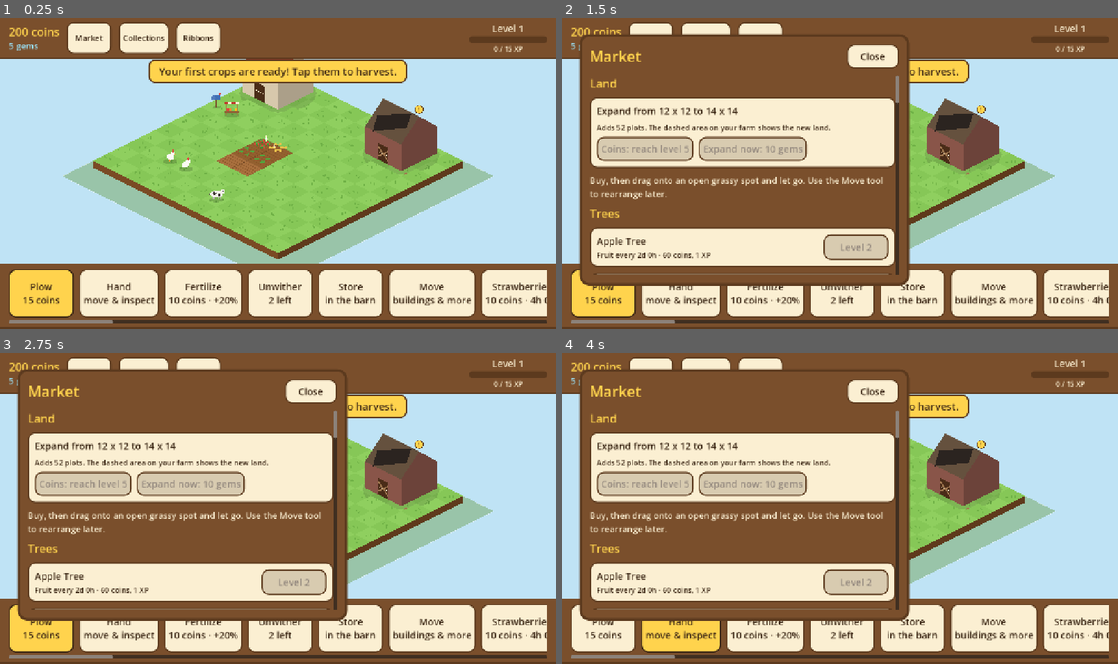
Above: before the commit, frames 1-4 (two rows, left to right).
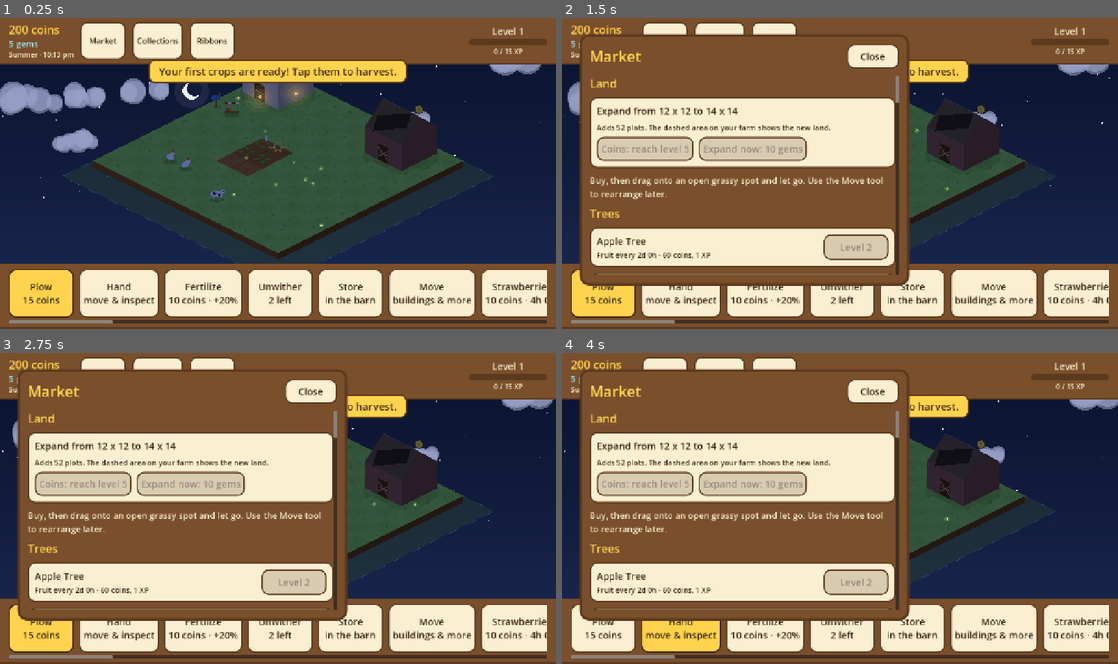
Above: after the commit, the same moments.

Repository: aniket-patra-1998/farm-game
Game: Godot game, scene res://scenes/main.tscn
Two runs of this game, one before a commit and one after it. Both use one fixed random seed, a clock stepped at 60 frames per second and the inputs below.
Inputs:
- Up to frame 1 (0.25 s): no input
- Up to frame 2 (1.5 s): click "Market" at 0.5 s; click "Collections" at 1.25 s
- Up to frame 3 (2.75 s): click "Ribbons" at 2 s
- Up to frame 4 (4 s): click "Plow 15 coins" at 2.75 s; click "Hand move & inspect" at 3.5 s

The runs differ from the first frame. In frame 1, 65% of the frame differs, in the area x 0-100%, y 1-80%; in frame 2, 27%; in frame 3, 27%; in frame 4, 27%.

Commit message:
Live summer day/night cycle: sky, sun and moon, stars, clouds, lighting, fireflies
- DayCycle: local time from the device time zone, colour keyframes through the
  day, smooth darkness around summer sunrise (5:30) and sunset (6:45)
- Sky layer: gradient sky, sun and moon arcs, twinkling stars, drifting clouds
  tinted by the light
- Whole-farm lighting tint through the day (CanvasModulate)
- Night glow: warm farmhouse lights and blinking fireflies
- Clock in the top bar: Summer and local time; Skip 1 h moves the sky too
- Tests: day/night maths, smooth colours, midnight wrap, clock text, and a smoke
  test that loads the whole game scene

Co-Authored-By: Claude Opus 5.5 <noreply@anthropic.com>
Claude-Session: https://claude.ai/code/session_014fNSr1566M9NhC2mwnPott

Diff:
--- /dev/null
+++ b/scripts/day_cycle.gd
@@ -0,0 +1,109 @@
+class_name DayCycle
+extends RefCounted
+## Time of day and the colours that go with it. Pure functions, so they're easy to test.
+## The season is fixed to summer for now; regional seasons come later.
+
+const SEASON := "Summer"
+const SUNRISE := 5.5   # hours, local time (summer)
+const SUNSET := 18.75
+
+## Colour keyframes through the day: hour -> sky top, sky horizon, light on the farm.
+## The last entry repeats the first so midnight wraps smoothly.
+const KEYS := [
+	[0.0,   "#0b1430", "#1d2b55", "#5d6aa6"],
+	[4.5,   "#141f48", "#3a3f6e", "#6a7299"],
+	[5.5,   "#4a6fb0", "#f6a96b", "#e2b08f"],
+	[7.0,   "#5fb1e8", "#cfe9f5", "#f4ecdb"],
+	[12.0,  "#3fa6ea", "#bfe6fa", "#ffffff"],
+	[16.5,  "#4aa3df", "#f3e2b0", "#fff3dc"],
+	[18.75, "#5c5fa8", "#ff9a5c", "#eba27c"],
+	[19.75, "#26305e", "#7a5a8a", "#8d84b2"],
+	[21.0,  "#0b1430", "#1d2b55", "#5d6aa6"],
+	[24.0,  "#0b1430", "#1d2b55", "#5d6aa6"],
+]
+
+
+## Local hour of the day (0 to 24) for a unix time, using the device's time zone.
+static func local_hour(unix_time: int, bias_minutes: int) -> float:
+	var secs := posmod(unix_time + bias_minutes * 60, 86400)
+	return secs / 3600.0
+
+
+static func device_bias_minutes() -> int:
+	return int(Time.get_time_zone_from_system().get("bias", 0))
+
+
+## {"top", "horizon", "light"} colours and "dark" (0 = full day, 1 = full night) for an hour.
+static func sample(hour: float) -> Dictionary:
+	var h := fposmod(hour, 24.0)
+	for k in KEYS.size() - 1:
+		var a: Array = KEYS[k]
+		var b: Array = KEYS[k + 1]
+		if h >= a[0] and h <= b[0]:
+			var t := (h - float(a[0])) / maxf(0.0001, float(b[0]) - float(a[0]))
+			t = t * t * (3.0 - 2.0 * t) # smoothstep, so changes ease in and out
+			return {
+				"top": Color.html(a[1]).lerp(Color.html(b[1]), t),
+				"horizon": Color.html(a[2]).lerp(Color.html(b[2]), t),
+				"light": Color.html(a[3]).lerp(Color.html(b[3]), t),
+				"dark": darkness(h),
+			}
+	return {"top": Color.html(KEYS[0][1]), "horizon": Color.html(KEYS[0][2]), "light": Color.html(KEYS[0][3]), "dark": 1.0}
+
+
+## 0 in daylight, 1 at night, easing over the hour around sunrise and sunset.
+static func darkness(hour: float) -> float:
+	var h := fposmod(hour, 24.0)
+	if h >= SUNRISE + 0.75 and h <= SUNSET - 0.25:
+		return 0.0
+	if h > SUNSET + 1.25 or h < SUNRISE - 0.75:
+		return 1.0
+	if h < 12.0:
+		return clampf((SUNRISE + 0.75 - h) / 1.5, 0.0, 1.0)
+	return clampf((h - (SUNSET - 0.25)) / 1.5, 0.0, 1.0)
+
+
+## Sun's path: 0 at sunrise, 1 at sunset, or -1 when it's below the horizon.
+static func sun_progress(hour: float) -> float:
+	var h := fposmod(hour, 24.0)
+	if h < SUNRISE or h > SUNSET:
+		return -1.0
+	return (h - SUNRISE) / (SUNSET - SUNRISE)
+
+
+## Moon's path across the night: 0 at sunset, 1 at sunrise, or -1 during the day.
+static func moon_progress(hour: float) -> float:
+	var h := fposmod(hour, 24.0)
+	var night_len := 24.0 - SUNSET + SUNRISE
+	if h >= SUNSET:
+		return (h - SUNSET) / night_len
+	if h <= SUNRISE:
+		return (h + 24.0 - SUNSET) / night_len
+	return -1.0
+
+
+## "7:42 pm" style clock text.
+static func clock_text(hour: float) -> String:
+	var h := int(fposmod(hour, 24.0))
+	var m := int((fposmod(hour, 24.0) - h) * 60.0)
+	var suffix := "am" if h < 12 else "pm"
+	var h12 := h % 12
+	if h12 == 0:
+		h12 = 12
+	return "%d:%02d %s" % [h12, m, suffix]
+
+
+## Which part of the day it is, for labels and tests.
+static func phase_name(hour: float) -> String:
+	var h := fposmod(hour, 24.0)
+	if h < SUNRISE - 0.75 or h >= SUNSET + 1.25:
+		return "night"
+	if h < SUNRISE + 1.5:
+		return "dawn"
+	if h < 11.0:
+		return "morning"
+	if h < 15.0:
+		return "midday"
+	if h < SUNSET - 0.5:
+		return "afternoon"
+	return "dusk"
--- a/scripts/farm_grid.gd
+++ b/scripts/farm_grid.gd
@@ -57,6 +57,11 @@
 
 ## Screen position of a plot's top corner, in this node's local space.
 func top_of(row: int, col: int) -> Vector2:
+	return Vector2((col - row) * TILE_W / 2.0, (col + row) * TILE_H / 2.0)
+
+
+## Same as top_of, for fractional rows and columns (used by things that drift, like fireflies).
+func top_of_f(row: float, col: float) -> Vector2:
 	return Vector2((col - row) * TILE_W / 2.0, (col + row) * TILE_H / 2.0)
 
 
--- a/scripts/hud.gd
+++ b/scripts/hud.gd
@@ -21,6 +21,7 @@
 
 var _coins_label: Label
 var _gems_label: Label
+var _clock_label: Label
 var _level_label: Label
 var _xp_bar: ProgressBar
 var _xp_label: Label
@@ -40,6 +41,7 @@
 
 
 func _ready() -> void:
+	layer = 10 # above the sky, the farm and the night lights
 	var root := Control.new()
 	root.set_anchors_preset(Control.PRESET_FULL_RECT)
 	root.mouse_filter = Control.MOUSE_FILTER_IGNORE
@@ -68,6 +70,7 @@
 	Game.leveled_up.connect(func(_l: int) -> void: _refresh_seed_buttons())
 	Game.tutorial_changed.connect(func(_s: int) -> void: _refresh_tutorial())
 	_refresh()
+	_refresh_clock()
 	_refresh_tutorial()
 
 
@@ -96,6 +99,15 @@
 	_gems_label.add_theme_color_override("font_color", Color("#9be7ff"))
 	_gems_label.add_theme_font_size_override("font_size", 20)
 	money.add_child(_gems_label)
+
+	_clock_label = Label.new()
+	_clock_label.add_theme_font_size_override("font_size", 16)
+	money.add_child(_clock_label)
+	var tick := Timer.new()
+	tick.wait_time = 1.0
+	tick.autostart = true
+	tick.timeout.connect(_refresh_clock)
+	add_child(tick)
 
 	for entry in [["Market", _show_market], ["Collections", _show_collections], ["Ribbons", _show_ribbons]]:
 		var b := Button.new()
@@ -371,6 +383,11 @@
 		out = "," + digits.substr(digits.length() - 3) + out
 		digits = digits.substr(0, digits.length() - 3)
 	return ("-" if n < 0 else "") + digits + out
+
+
+func _refresh_clock() -> void:
+	var hour := DayCycle.local_hour(Game.now(), DayCycle.device_bias_minutes())
+	_clock_label.text = "%s · %s" % [DayCycle.SEASON, DayCycle.clock_text(hour)]
 
 
 func _refresh_seed_buttons() -> void:
--- a/scripts/main.gd
+++ b/scripts/main.gd
@@ -11,6 +11,9 @@
 var grid: FarmGrid
 var camera: Camera2D
 var hud: FarmHud
+var sky: SkyLayer
+var light: CanvasModulate  # tints the whole farm for the time of day
+var night: NightGlow
 
 var _base_zoom := 1.0       # zoom that shows the whole farm; also the furthest out
 var _touches := {}          # finger index -> screen position
@@ -19,8 +22,18 @@
 
 
 func _ready() -> void:
+	sky = SkyLayer.new()
+	add_child(sky)
+
+	light = CanvasModulate.new()
+	add_child(light)
+
 	grid = FarmGrid.new()
 	add_child(grid)
+
+	night = NightGlow.new()
+	night.grid = grid
+	add_child(night)
 
 	camera = Camera2D.new()
 	add_child(camera)
@@ -54,6 +67,14 @@
 	# The free area is shifted down by half the difference between the bars.
 	var shift := (FarmHud.TOP_H - FarmHud.BOTTOM_H) / 2.0
 	camera.position = bounds.get_center() - Vector2(0, shift / _base_zoom)
+
+
+# ---------------------------------------------------------------- time of day
+
+func _process(_delta: float) -> void:
+	var look := DayCycle.sample(sky.hour)
+	light.color = look["light"]
+	night.dark = look["dark"]
 
 
 # ---------------------------------------------------------------- zoom and move
--- /dev/null
+++ b/scripts/night_glow.gd
@@ -0,0 +1,70 @@
+class_name NightGlow
+extends CanvasLayer
+## Lights that should shine through the darkness: a warm glow from the farmhouse
+## and fireflies drifting over the farm. Drawn above the world (so the night tint
+## doesn't dim them) but moves with the camera like the farm does.
+
+const FIREFLIES := 26
+
+var grid: FarmGrid
+var dark := 0.0
+var _canvas: Node2D
+var _flies: Array = [] # {pos, phase, speed}
+
+
+func _ready() -> void:
+	layer = 2
+	follow_viewport_enabled = true
+	_canvas = Node2D.new()
+	_canvas.draw.connect(_draw_glow)
+	add_child(_canvas)
+	var rng := RandomNumberGenerator.new()
+	rng.seed = 77
+	for k in FIREFLIES:
+		_flies.append({"tile": Vector2(rng.randf(), rng.randf()), "phase": rng.randf() * TAU, "speed": rng.randf_range(0.6, 1.4)})
+
+
+func _process(_delta: float) -> void:
+	if dark > 0.01:
+		_canvas.queue_redraw()
+	elif _canvas.visible:
+		_canvas.queue_redraw()
+
+
+func _draw_glow() -> void:
+	if dark <= 0.01 or grid == null:
+		return
+	var t := Time.get_ticks_msec() / 1000.0
+	# Warm light spilling from the farmhouse door and window.
+	for o in Game.objects:
+		if o["id"] != "farmhouse":
+			continue
+		var fp := Game.footprint(o["id"])
+		var g := grid.corners_of(int(o["row"]), int(o["col"]), fp.x, fp.y)
+		var c := (g[0] + g[2]) / 2.0
+		var left := c.lerp(g[3], 0.78)
+		var right := c.lerp(g[1], 0.78)
+		var bottom := c.lerp(g[2], 0.78)
+		var door := left.lerp(bottom, 0.5) + Vector2(0, -16)
+		var window := bottom.lerp(right, 0.5) + Vector2(0, -30)
+		var flicker := 0.9 + 0.1 * sin(t * 3.1)
+		for spot in [door, window]:
+			for r in 4:
+				_canvas.draw_circle(spot, 18.0 + r * 16.0, Color(1.0, 0.78, 0.4, dark * flicker * (0.16 - r * 0.035)))
+			_canvas.draw_circle(spot, 7.0, Color(1.0, 0.86, 0.55, dark * flicker * 0.9))
+
+	# Fireflies wander slowly over the farm and blink.
+	var size := Game.farm_size
+	for f in _flies:
+		var base: Vector2 = f["tile"]
+		var ph: float = f["phase"]
+		var sp: float = f["speed"]
+		var row := base.x * size + sin(t * 0.3 * sp + ph) * 0.6
+		var col := base.y * size + cos(t * 0.27 * sp + ph * 1.3) * 0.6
+		var p := grid.top_of_f(row, col) + Vector2(0, -18 - 10 * sin(t * sp + ph))
+		var blink := clampf(sin(t * 1.6 * sp + ph) * 1.5, 0.0, 1.0)
+		var a := dark * blink
+		if a <= 0.02:
+			continue
+		_canvas.draw_circle(p, 9.0, Color(0.85, 1.0, 0.45, a * 0.22))
+		_canvas.draw_circle(p, 3.0, Color(0.95, 1.0, 0.7, a))
--- /dev/null
+++ b/scripts/sky.gd
@@ -0,0 +1,99 @@
+class_name SkyLayer
+extends CanvasLayer
+## The sky behind the farm: a gradient that follows the real time of day,
+## the sun and moon on their arcs, stars at night and drifting clouds.
+## Drawn in screen space, so it stays put while the camera zooms and pans.
+
+const CLOUD_COUNT := 7
+const STAR_COUNT := 70
+
+var hour := 12.0
+var _canvas: Node2D
+var _clouds: Array = []   # {x, y, scale, speed, puffs:[Vector3(dx, dy, r)]}
+var _stars: Array = []    # Vector3(x 0..1, y 0..1, phase)
+
+
+func _ready() -> void:
+	layer = -1
+	_canvas = Node2D.new()
+	_canvas.draw.connect(_draw_sky)
+	add_child(_canvas)
+	var rng := RandomNumberGenerator.new()
+	rng.seed = 2026
+	for k in CLOUD_COUNT:
+		var puffs: Array = []
+		var n := rng.randi_range(4, 7)
+		for p in n:
+			puffs.append(Vector3(rng.randf_range(-60, 60), rng.randf_range(-12, 8), rng.randf_range(18, 34)))
+		_clouds.append({"x": rng.randf(), "y": rng.randf_range(0.06, 0.42), "scale": rng.randf_range(0.6, 1.25),
+			"speed": rng.randf_range(6.0, 14.0), "puffs": puffs})
+	for k in STAR_COUNT:
+		_stars.append(Vector3(rng.randf(), rng.randf_range(0.0, 0.6), rng.randf() * TAU))
+
+
+func _process(delta: float) -> void:
+	hour = DayCycle.local_hour(Game.now(), DayCycle.device_bias_minutes())
+	var w := get_viewport().get_visible_rect().size.x
+	for c in _clouds:
+		var scale: float = c["scale"]
+		c["x"] = float(c["x"]) + float(c["speed"]) * scale * delta / maxf(1.0, w)
+		if float(c["x"]) > 1.15:
+			c["x"] = -0.15
+	_canvas.queue_redraw()
+
+
+func _draw_sky() -> void:
+	var size := get_viewport().get_visible_rect().size
+	var look := DayCycle.sample(hour)
+	var dark: float = look["dark"]
+	var top: Color = look["top"]
+	var horizon: Color = look["horizon"]
+
+	# Gradient: a few bands blended top to horizon (cheap and smooth enough at phone sizes).
+	var bands := 24
+	for b in bands:
+		var t0 := float(b) / bands
+		var t1 := float(b + 1) / bands
+		var c0 := top.lerp(horizon, pow(t0, 1.4))
+		var c1 := top.lerp(horizon, pow(t1, 1.4))
+		_canvas.draw_polygon(
+			PackedVector2Array([Vector2(0, size.y * t0), Vector2(size.x, size.y * t0), Vector2(size.x, size.y * t1), Vector2(0, size.y * t1)]),
+			PackedColorArray([c0, c0, c1, c1]))
+
+	# Stars fade in after dusk and twinkle.
+	if dark > 0.05:
+		var now_s := Time.get_ticks_msec() / 1000.0
+		for s in _stars:
+			var tw := 0.55 + 0.45 * sin(now_s * 1.7 + s.z)
+			var p := Vector2(s.x * size.x, s.y * size.y)
+			_canvas.draw_circle(p, 1.2 + 0.8 * tw, Color(1, 1, 0.92, dark * tw * 0.9))
+
+	# Sun and moon ride an arc from the left horizon to the right.
+	var horizon_y := size.y * 0.62
+	var arc_h := size.y * 0.5
+	var sun_p := DayCycle.sun_progress(hour)
+	if sun_p >= 0.0:
+		var pos := Vector2(lerpf(size.x * 0.06, size.x * 0.94, sun_p), horizon_y - sin(sun_p * PI) * arc_h)
+		var low := 1.0 - sin(sun_p * PI) # 1 near the horizon
+		var core := Color("#fff6c8").lerp(Color("#ffb066"), low * 0.8)
+		for g in 4:
+			_canvas.draw_circle(pos, 34.0 + g * 18.0, Color(core.r, core.g, core.b, 0.10 - g * 0.02))
+		_canvas.draw_circle(pos, 26.0, core)
+	var moon_p := DayCycle.moon_progress(hour)
+	if moon_p >= 0.0:
+		var mpos := Vector2(lerpf(size.x * 0.06, size.x * 0.94, moon_p), horizon_y - sin(moon_p * PI) * arc_h * 0.9)
+		_canvas.draw_circle(mpos, 40.0, Color(0.85, 0.9, 1.0, 0.08))
+		_canvas.draw_circle(mpos, 20.0, Color("#eef1ff"))
+		_canvas.draw_circle(mpos + Vector2(7, -5), 17.0, top.lerp(horizon, 0.3)) # crescent shadow
+
+	# Clouds take the light's colour: white by day, peach at sunset, slate at night.
+	var cloud_col := Color(1, 1, 1).lerp(look["light"], 0.65)
+	cloud_col.a = 0.92 - 0.25 * dark
+	var shade := cloud_col.darkened(0.12)
+	for c in _clouds:
+		var base := Vector2(float(c["x"]) * size.x, float(c["y"]) * size.y)
+		var sc: float = c["scale"]
+		for puff in c["puffs"]:
+			_canvas.draw_circle(base + Vector2(puff.x, puff.y + 6) * sc, puff.z * sc, shade)
+		for puff in c["puffs"]:
+			_canvas.draw_circle(base + Vector2(puff.x, puff.y) * sc, puff.z * sc, cloud_col)
--- a/tests/test_runner.gd
+++ b/tests/test_runner.gd
@@ -590,3 +590,62 @@
 			col = 7
 			row += 1
 	_done(g)
+
+
+# ---------------------------------------------------------------- day and night
+
+func test_33_day_and_night_follow_the_clock() -> void:
+	_eq(DayCycle.darkness(12.0), 0.0, "noon is full daylight")
+	_eq(DayCycle.darkness(0.0), 1.0, "midnight is full night")
+	_eq(DayCycle.darkness(23.0), 1.0, "11 pm is night")
+	var dawn := DayCycle.darkness(DayCycle.SUNRISE)
+	_check(dawn > 0.0 and dawn < 1.0, "sunrise is part-way (got %.2f)" % dawn)
+	_eq(DayCycle.phase_name(12.0), "midday", "noon label")
+	_eq(DayCycle.phase_name(2.0), "night", "2 am label")
+	_eq(DayCycle.phase_name(6.0), "dawn", "6 am label")
+	_check(DayCycle.sun_progress(12.0) > 0.0 and DayCycle.sun_progress(12.0) < 1.0, "sun is up at noon")
+	_eq(DayCycle.sun_progress(23.0), -1.0, "sun is down at night")
+	_check(DayCycle.moon_progress(23.0) >= 0.0, "moon is up at night")
+	_eq(DayCycle.moon_progress(12.0), -1.0, "moon is down at noon")
+
+
+func test_34_day_colours_change_smoothly_and_wrap_at_midnight() -> void:
+	var before := DayCycle.sample(23.99)
+	var after := DayCycle.sample(0.0)
+	_check((before["top"] as Color).is_equal_approx(after["top"]), "sky matches across midnight")
+	# No jumps: a minute apart the light changes by only a little, all day long.
+	var worst := 0.0
+	for m in range(0, 24 * 60, 5):
+		var a: Color = DayCycle.sample(m / 60.0)["light"]
+		var b: Color = DayCycle.sample((m + 1) / 60.0)["light"]
+		worst = maxf(worst, absf(a.r - b.r) + absf(a.g - b.g) + absf(a.b - b.b))
+	_check(worst < 0.05, "light never jumps between minutes (worst %.3f)" % worst)
+	var noon: Color = DayCycle.sample(12.0)["light"]
+	var night: Color = DayCycle.sample(1.0)["light"]
+	_check(noon.get_luminance() > night.get_luminance() + 0.2, "noon is clearly brighter than night")
+
+
+func test_35_local_time_and_clock_text() -> void:
+	_eq(DayCycle.local_hour(0, 0), 0.0, "unix 0 is midnight UTC")
+	_eq(DayCycle.local_hour(0, 330), 5.5, "India is 5 h 30 m ahead")
+	_eq(DayCycle.local_hour(3600, -300), 20.0, "behind UTC wraps to the previous evening")
+	_eq(DayCycle.clock_text(19.7), "7:42 pm", "evening clock")
+	_eq(DayCycle.clock_text(0.25), "12:15 am", "just after midnight")
+	_eq(DayCycle.clock_text(12.0), "12:00 pm", "noon")
+
+
+func test_36_the_whole_game_scene_loads() -> void:
+	# Catches broken scripts anywhere in the game, not just the rules.
+	var packed := load("res://scenes/main.tscn") as PackedScene
+	_check(packed != null, "main scene loads")
+	if packed == null:
+		return
+	var main := packed.instantiate()
+	_check(main != null, "main scene instantiates")
+	if main == null:
+		return
+	add_child(main)
+	_check(main.get("grid") != null, "farm grid created")
+	_check(main.get("hud") != null, "HUD created")
+	_check(main.get("sky") != null, "sky created")
+	main.queue_free()
